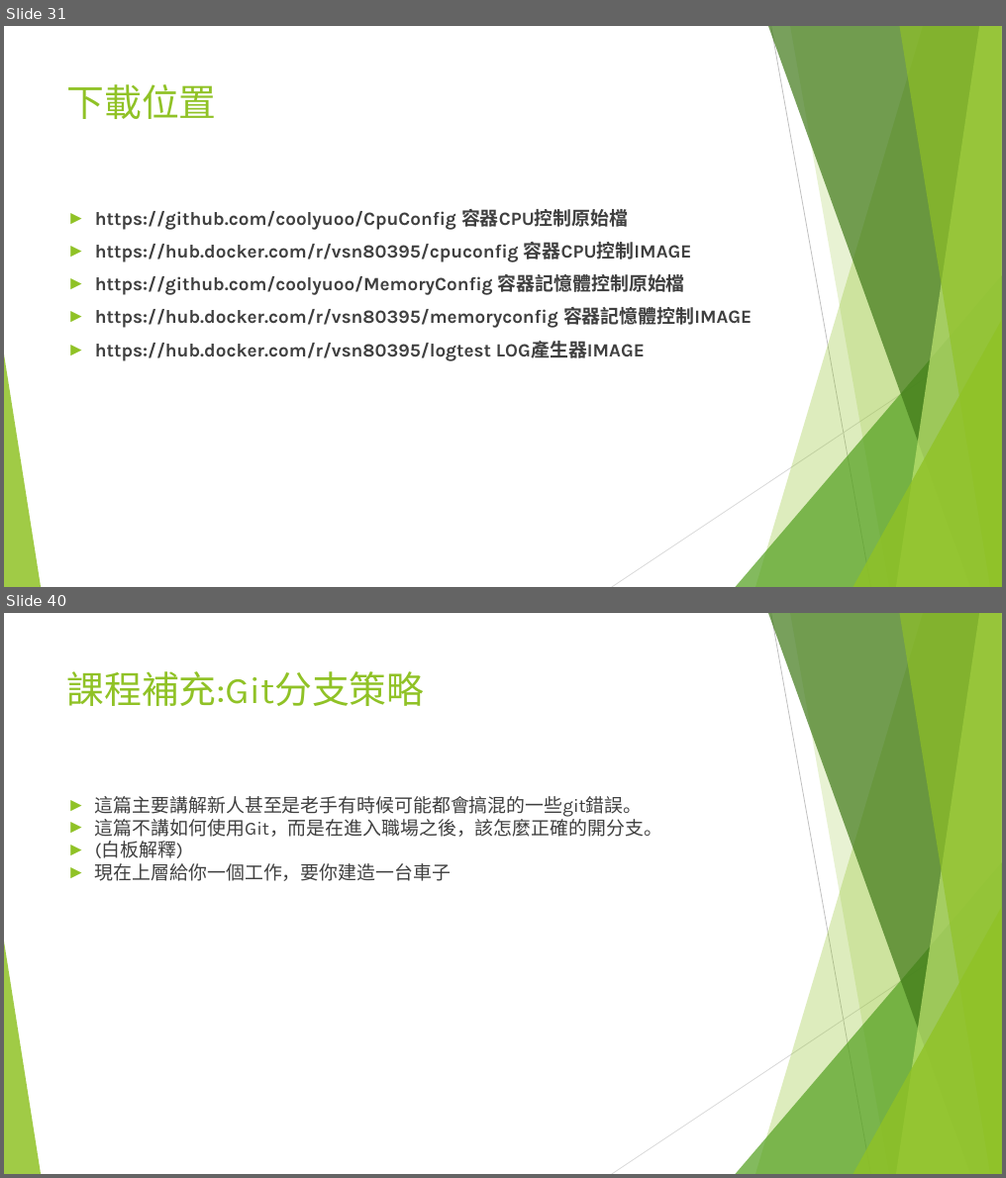
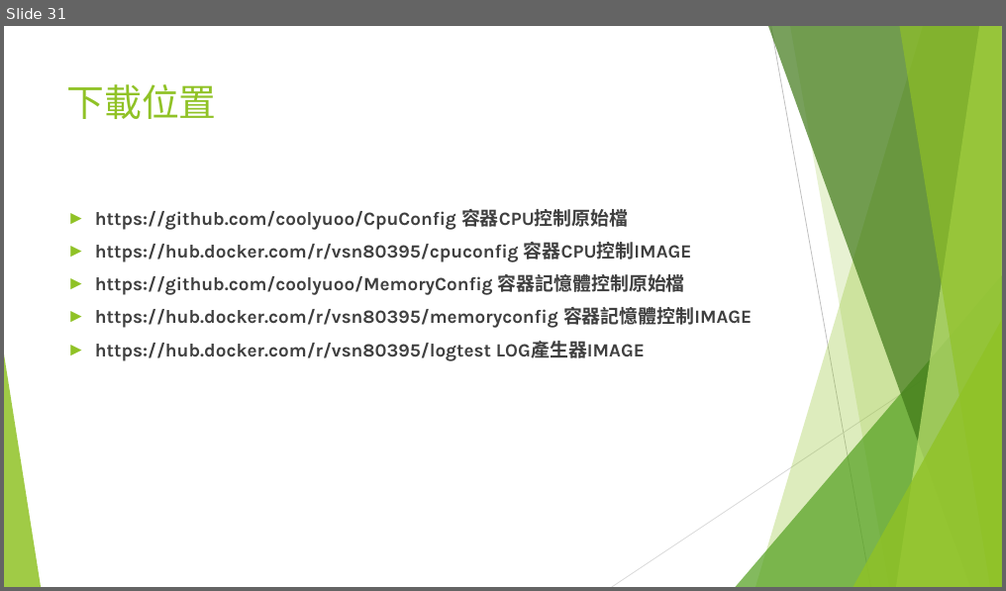
Before and after one commit to coolyuoo/Docker.Class4, a slide deck: 單元4.容器資源配置.pptx. Shown one above the other, each under a label of ours: slides 31 and 40 before the commit, slide 31 after it; the slides between them are not shown. The pictures are 1006x1178 and 1006x591 pixels, drawn with LibreOffice and Linux fonts; fonts in the diff are those of the drawing. Boxes give left, top, right and bottom in pixels: in the first picture for what was removed or moved away, otherwise in the second. Text is boxed around its words. In the diff, an @@ line names an element or a change of style, - is before the commit and + after.

```diff
--- a/單元4.容器資源配置.pptx
+++ b/單元4.容器資源配置.pptx
@@ slide 40 removed at (4,613,1002,1174), background #FFFFFF; not listed: 10 template elements that a slide beside it also shows @@
@@ title removed at (67,671,425,706) @@
-課程補充:Git分支策略
@@ text removed at (95,796,662,881) @@
-► 這篇主要講解新人甚至是老手有時候可能都會搞混的一些git錯誤。
-► 這篇不講如何使用Git，而是在進入職場之後，該怎麼正確的開分支。
-► (白板解釋)
-► 現在上層給你一個工作，要你建造一台車子
```
Also in this commit, not shown: 1 slide changed, 35 other slides removed, 1 other file.
